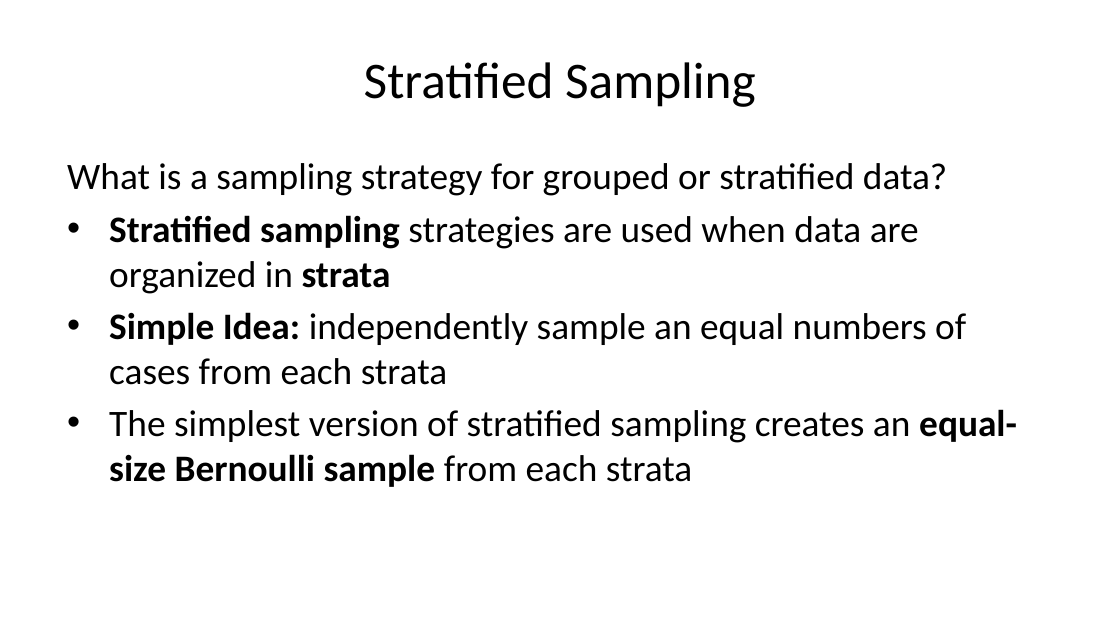
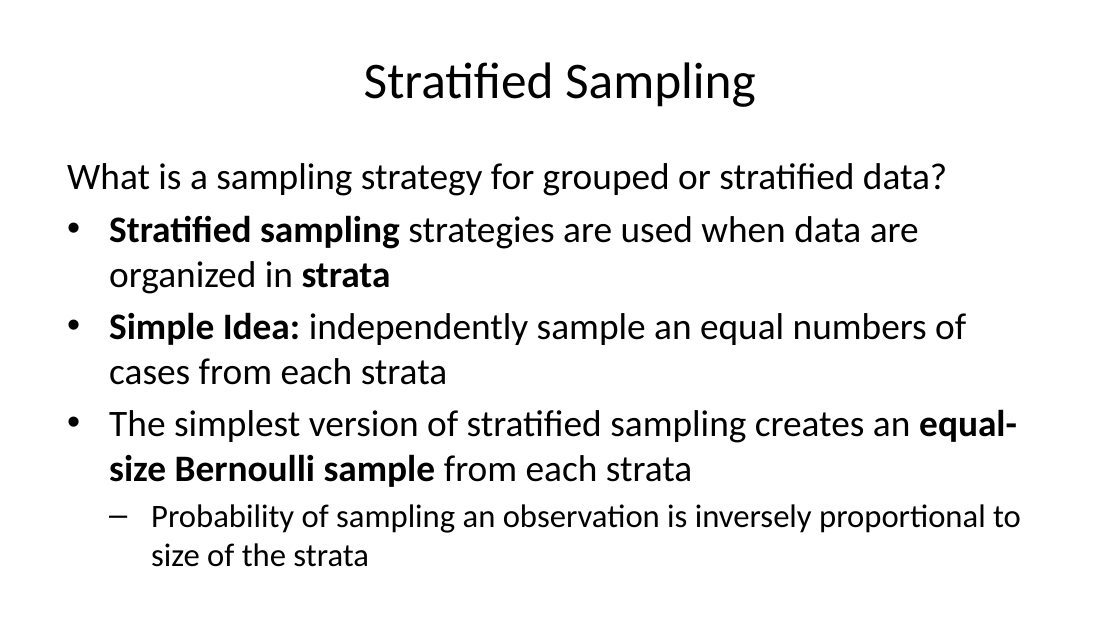
Before and after one commit to StephenElston/CSCI-E-83, a slide deck: slide 32 of LectureSlides/04_SamplingAndSimulation.pptx (slide 35 before the commit). Drawn at 1120x630 pixels with LibreOffice and Linux fonts; fonts in the diff are those of the drawing. Boxes give left, top, right and bottom in pixels: in the first picture for what was removed or moved away, otherwise in the second. Text is boxed around its words. In the diff, an @@ line names an element or a change of style, - is before the commit and + after.

Commit message:
Removed unneed slides from deck, updated slides and corrected typos

```diff
--- a/LectureSlides/04_SamplingAndSimulation.pptx
+++ b/LectureSlides/04_SamplingAndSimulation.pptx
@@ text at [151,504,1021,567]: paragraph added @@
+  – Probability of sampling an observation is inversely proportional to size of the strata
```
Also in this commit, not shown: 9 other slides changed, 5 slides added, 7 slides removed.
